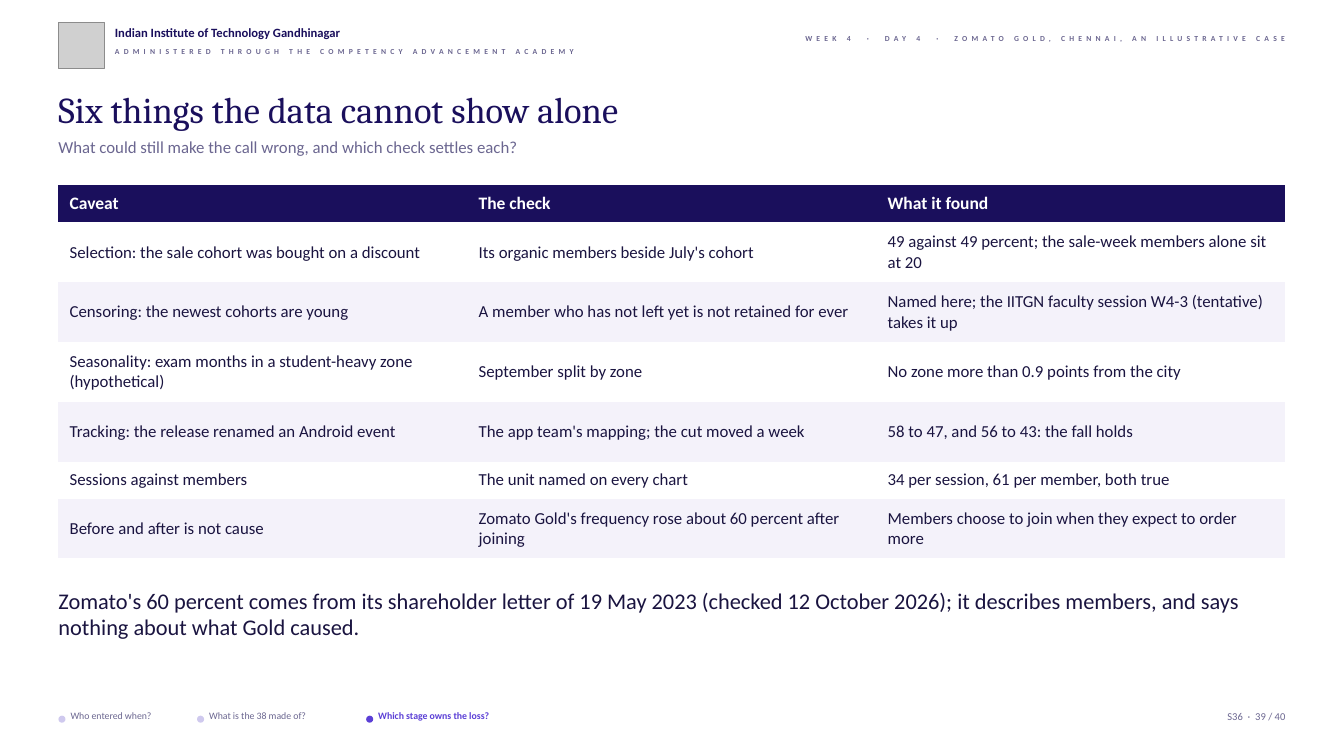
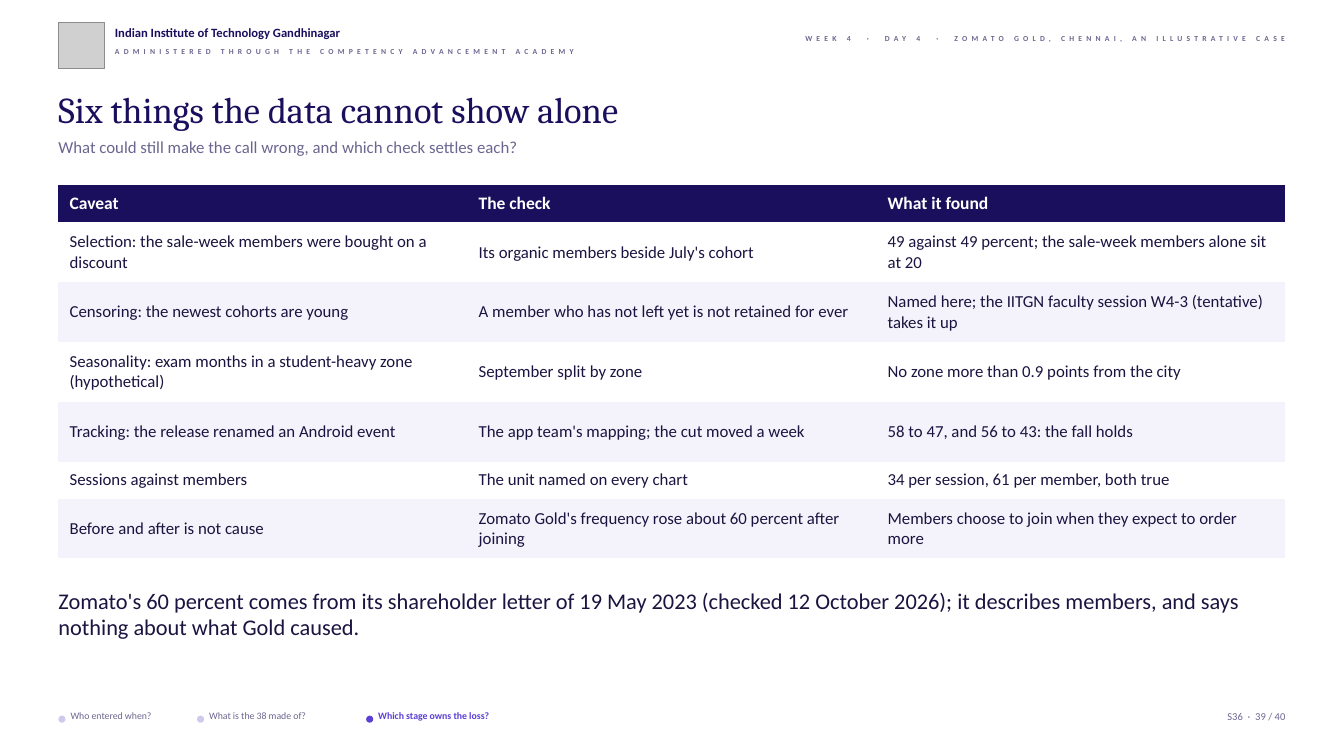
Before and after one commit to fde-academy-lab/c2-content-factory, a slide deck: slide 39 of content/W04/D4/slides/C2_W04_D04_half1_STUDENT.pptx. Drawn at 1344x756 pixels with LibreOffice and Linux fonts; fonts in the diff are those of the drawing; grey boxes stand for pictures; background and template pictures are left out. Boxes give left, top, right and bottom in pixels: in the first picture for what was removed or moved away, otherwise in the second. Text is boxed around its words. In the diff, an @@ line names an element or a change of style, - is before the commit and + after.

```diff
--- a/content/W04/D4/slides/C2_W04_D04_half1_STUDENT.pptx
+++ b/content/W04/D4/slides/C2_W04_D04_half1_STUDENT.pptx
@@ table at box(58, 186, 1287, 559) @@
-row 2, column 1: Selection: the sale cohort was bought on a discount
+row 2, column 1: Selection: the sale-week members were bought on a discount
```
Also in this commit, not shown: 6 other slides changed, 36 other files.
